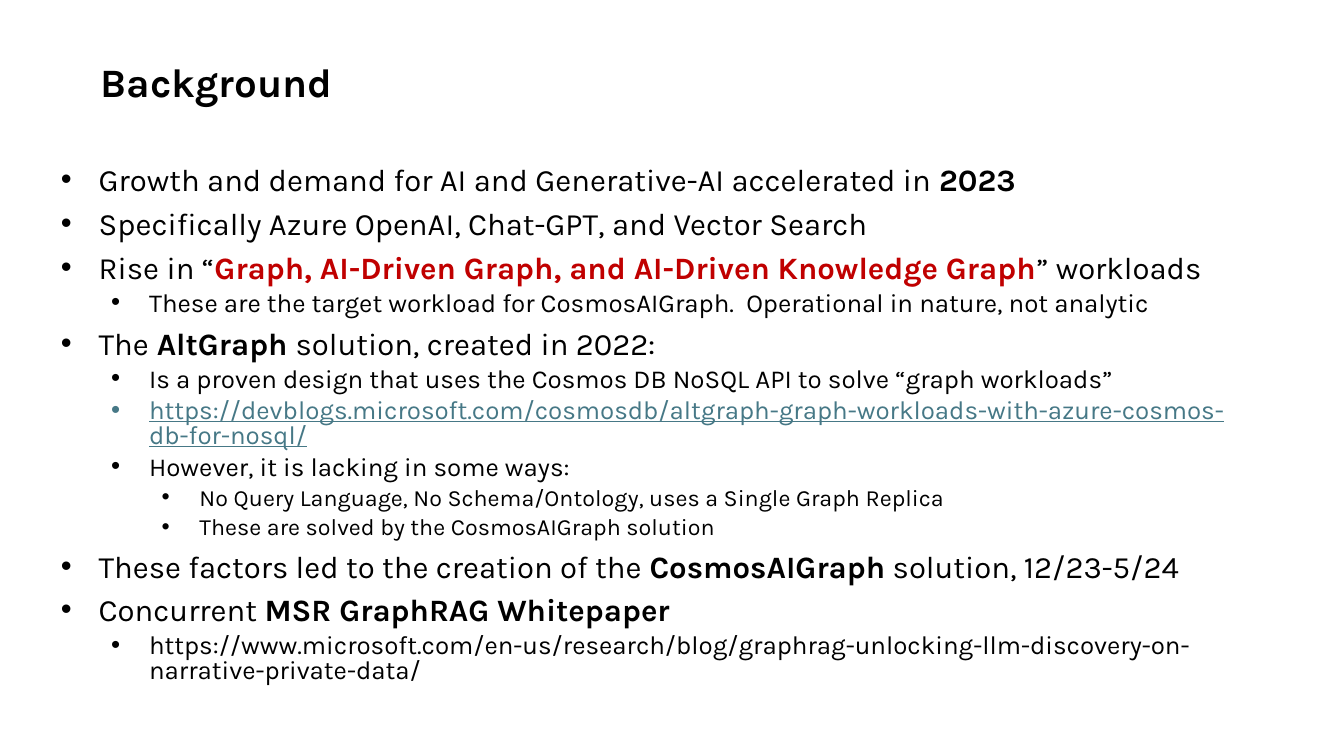
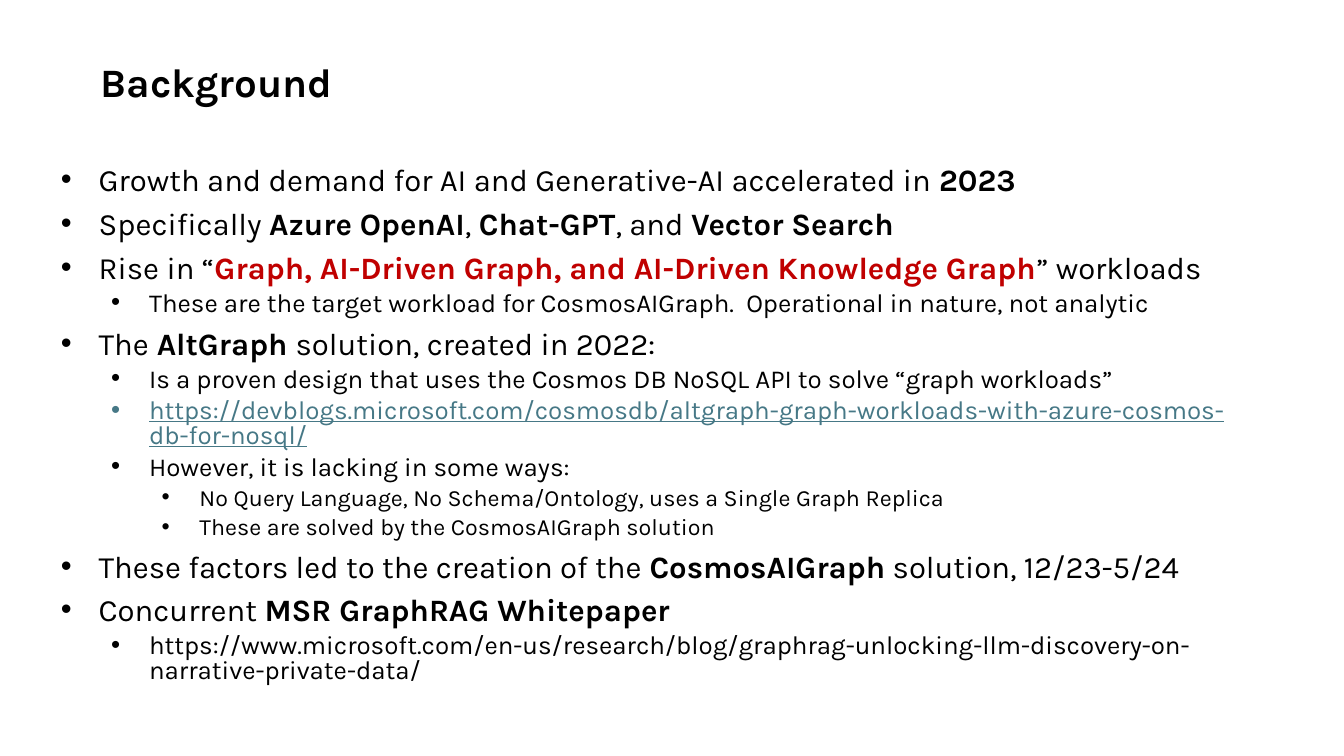
Before and after one commit to cjoakim/CosmosAIGraph, a slide deck: slide 2 of presentations/CosmosAIGraph-v2.pptx. Drawn at 1344x756 pixels with LibreOffice and Linux fonts; fonts in the diff are those of the drawing. Boxes give left, top, right and bottom in pixels: in the first picture for what was removed or moved away, otherwise in the second. Text is boxed around its words. In the diff, an @@ line names an element or a change of style, - is before the commit and + after.

```diff
--- a/presentations/CosmosAIGraph-v2.pptx
+++ b/presentations/CosmosAIGraph-v2.pptx
@@ subtitle at (x1=99, y1=213, x2=893, y2=243): bold on in "Azure OpenAI, Chat-GPT, Vector Search" @@
```
Also in this commit, not shown: 2 other slides changed, 1 other file.
